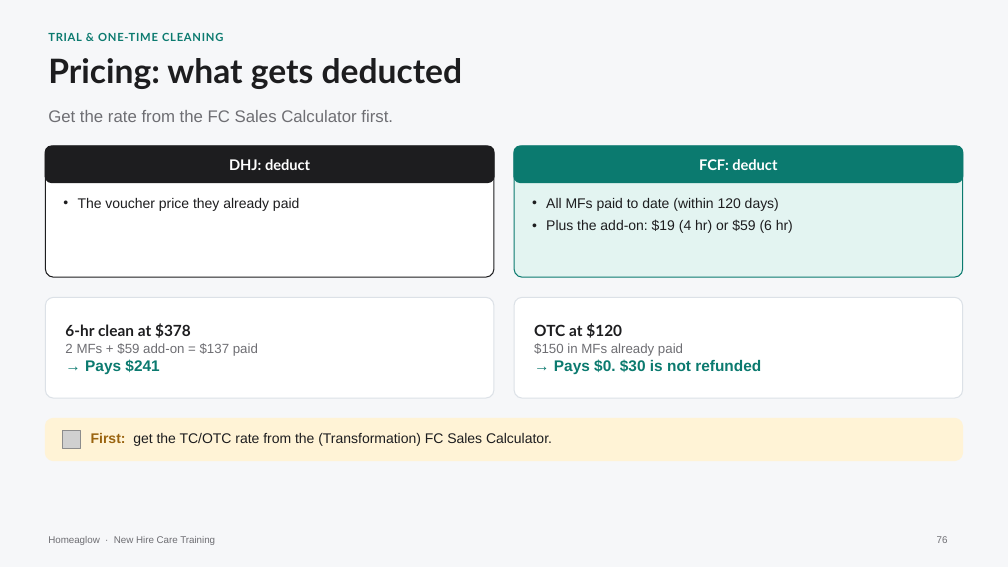
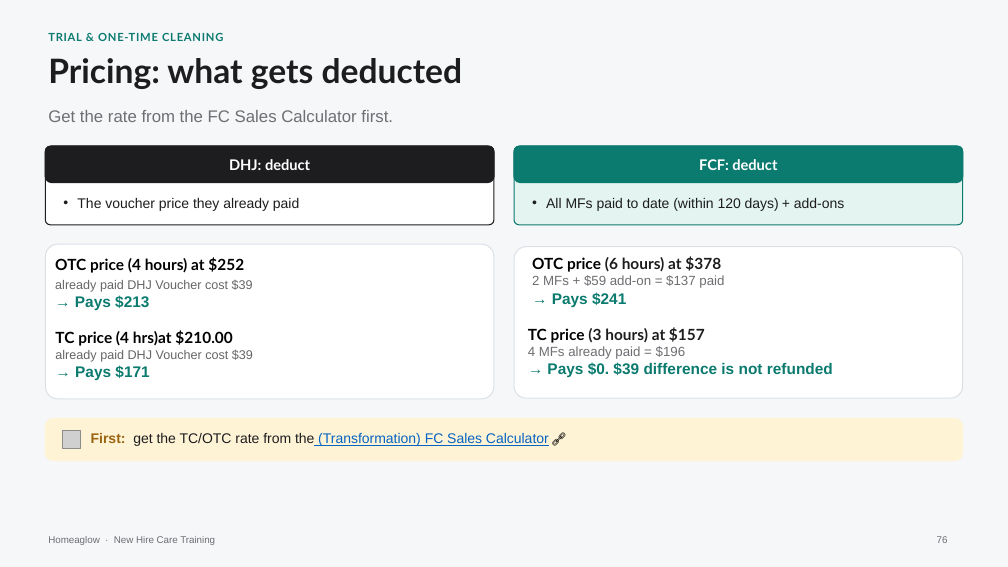
Before and after one commit to anjulimichelle/training, a slide deck: slide 76 of retention-membership-cancellation/retention-membership-cancellation.pptx. Drawn at 1008x567 pixels with LibreOffice and Linux fonts; fonts in the diff are those of the drawing; grey boxes stand for pictures. Boxes give left, top, right and bottom in pixels: in the first picture for what was removed or moved away, otherwise in the second. Text is boxed around its words. In the diff, an @@ line names an element or a change of style, - is before the commit and + after.

```diff
--- a/retention-membership-cancellation/retention-membership-cancellation.pptx
+++ b/retention-membership-cancellation/retention-membership-cancellation.pptx
@@ rounded rectangle: place and size @@
-rounded rectangle at box(45, 146, 494, 277)
+rounded rectangle at box(45, 146, 494, 225)
@@ rounded rectangle: place and size @@
-rounded rectangle at box(514, 146, 963, 277)
+rounded rectangle at box(514, 146, 963, 225)
@@ text at box(546, 198, 844, 211): text changed @@
-• All MFs paid to date (within 120 days)
-• Plus the add-on: $19 (4 hr) or $59 (6 hr)
+• All MFs paid to date (within 120 days) + add-ons
@@ rounded rectangle: place and size @@
-rounded rectangle at box(45, 297, 494, 398)
+rounded rectangle at box(45, 244, 494, 399)
@@ text added at box(55, 257, 253, 310), 11 pt, text #666666, bold @@
+OTC price (4 hours) at $252
+already paid DHJ Voucher cost $39
+→ Pays $213
@@ rounded rectangle: place and size @@
-rounded rectangle at box(514, 297, 963, 398)
+rounded rectangle at box(514, 247, 963, 398)
@@ text "OTC price (6 hours) at ...": place and size @@
-text "OTC price (6 hours) at ..." at box(65, 323, 258, 374)
+text "OTC price (6 hours) at ..." at box(532, 256, 724, 307)
@@ text "OTC price (6 hours) at ..." at box(532, 256, 724, 307): vertical alignment middle to top @@
@@ text at box(532, 256, 721, 272): text changed @@
-6-hr clean at $378
+OTC price (6 hours) at $378
@@ text at box(528, 327, 833, 377): text changed @@
-OTC at $120
-$150 in MFs already paid
-→ Pays $0. $30 is not refunded
+TC price (3 hours) at $157
+4 MFs already paid = $196
+→ Pays $0. $39 difference is not refunded
@@ text added at box(55, 330, 253, 380), 11 pt, text #666666, bold @@
+TC price (4 hrs)at $210.00
+already paid DHJ Voucher cost $39
+→ Pays $171
@@ text at box(91, 433, 549, 446): text changed; text colour #1D1D1F to #0563C1 @@
-First: get the TC/OTC rate from the (Transformation) FC Sales Calculator.
+First: get the TC/OTC rate from the (Transformation) FC Sales Calculator 🔗
```
Also in this commit, not shown: 6 other slides changed, 1 slide added, 1 other file.
